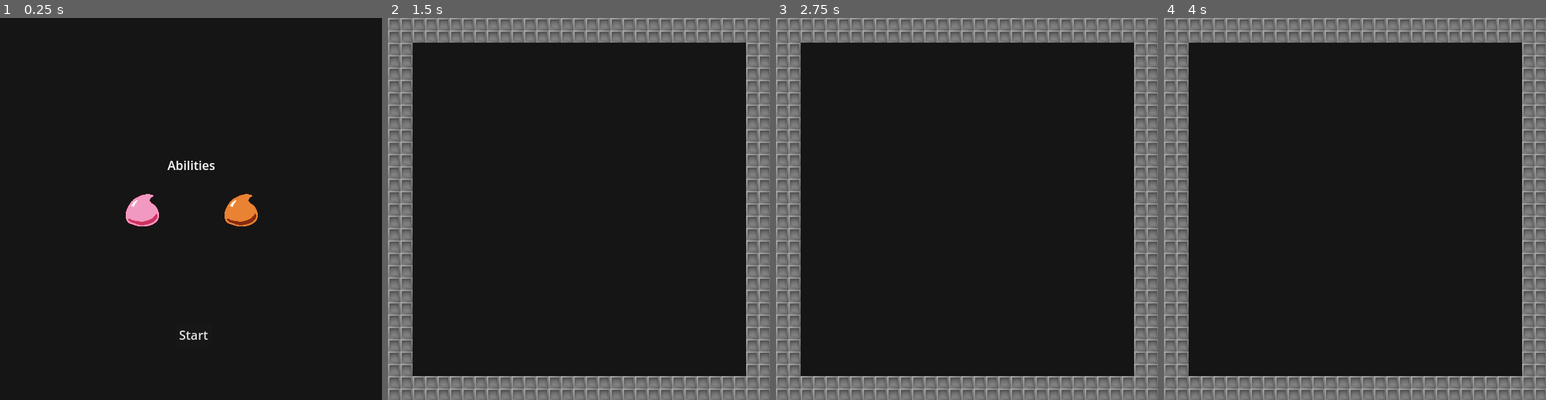
Above: before the commit, frames 1-4 (left to right).
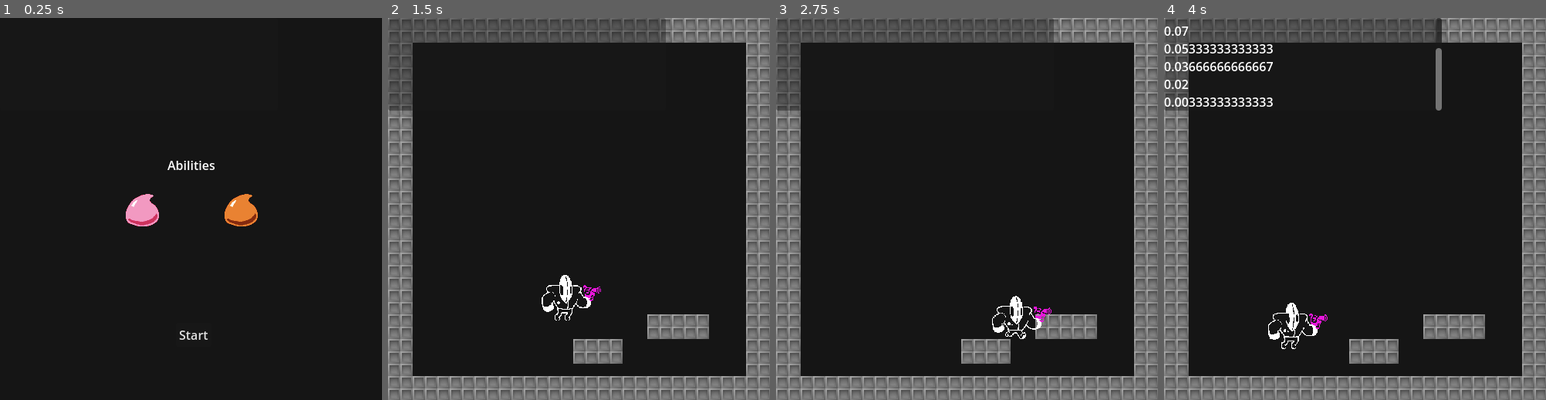
Above: after the commit, the same moments.

Repository: alabhyajindal/coloursplash
Game: Godot game, scene res://picker/picker.tscn
The game is run twice, just before and just after one commit, with the same random seed, the same clock (stepped at 60 frames per second) and the same inputs.
Inputs:
- Up to frame 1 (0.25 s): no input
- Up to frame 2 (1.5 s): click "Start" at 0.5 s; hold Right (move_right) from 1.28 s (still down); tap Up (jump) at 1.35 s
- Up to frame 3 (2.75 s): keep holding Right (move_right); tap Up (jump) at 1.52, 1.82, 2.1, 2.27, 2.57 s
- Up to frame 4 (4 s): release Right (move_right) at 2.78 s; hold Left (move_left) 2.78-3.53 s; tap Up (jump) at 2.85, 3.6, 3.77 s; hold Right (move_right) from 3.53 s (still down)

The runs differ from the first frame. In frame 2, 7.8% of the frame differs, in the area x 0-85%, y 0-91%; in frame 3, 7.7%; in frame 4, 8.9%.
Error before the commit: Cannot call method 'is_stopped' on a null value. (res://player/player.gd:179)

Commit message:
Art and jumping changes
+ Sprites for animation
+ Fixes for coyote time and variable jump height
+ Comments

Diff:
--- /dev/null
+++ b/Log.gd
@@ -0,0 +1,50 @@
+# On-screen debugging log.
+# Use Log.print() to write to log.
+# From https://gist.github.com/bearlikelion/45f523a8670ec625d1334598f9632228
+
+extends Node
+
+var debug: bool = OS.has_feature("debug")
+
+@onready var panel: Panel = Panel.new()
+@onready var canvas_layer: CanvasLayer = CanvasLayer.new()
+@onready var rich_text_label: RichTextLabel = RichTextLabel.new()
+# @onready var theme: Theme = load("res://SurvivalScape.theme") # Your custom theme file
+
+func _ready() -> void:
+	process_mode = Node.PROCESS_MODE_ALWAYS
+
+	if debug:
+		if OS.get_name() == "Android" or OS.get_name() == "iOS":
+			pass
+		else:
+			canvas_layer.layer = 128
+			panel.size = Vector2(360, 120)
+			# panel.theme = theme
+			panel.set_anchors_preset(Control.PRESET_TOP_LEFT, true)
+			panel.self_modulate = Color(1, 1, 1, 0.69)
+
+			rich_text_label.text = ""
+			# rich_text_label.theme = theme
+			rich_text_label.set_anchors_preset(Control.PRESET_FULL_RECT)
+			rich_text_label.scroll_following = true
+			panel.add_child(rich_text_label)
+
+			canvas_layer.add_child(panel)
+			add_child(canvas_layer)
+
+
+func _input(event: InputEvent) -> void:
+	if event.is_action_pressed("toggle_console"):
+		if panel.visible:
+			panel.visible = false
+		else:
+			panel.visible = true
+
+
+func print(message: String) -> void:
+	if debug:
+		if rich_text_label:
+			rich_text_label.append_text(message + "\n")
+
+	print(message)
--- a/player/player.gd
+++ b/player/player.gd
@@ -1,4 +1,7 @@
 # The entire code here is copied from https://godotengine.org/asset-library/asset/2719. We can understand parts of it and modify it to change abilties. I'm thinking an if condition here and there to update variables.
+
+# This project uses an on-screen debugger.
+# Write to it using Log.print("Comment here").
 
 # Add class name so script can be referenced by other scripts
 class_name PlayerScript
@@ -16,6 +19,11 @@
 @export var stop_force: int = 1300		# Friction
 @export var jump_speed: int = 200		# Jump power
 
+# When the player releases jump button, the velocity is reduced to stop the jump.
+# This variable determines the factor of that reduction.
+# E.g. if set to 0.3, when jump is released velocity *= 0.3.
+@export var jump_cancel: float = 0.3
+
 # Create new "Nodes" subgroup
 @export_subgroup("Nodes")
 @export var sprite: AnimatedSprite2D		# Player sprite, assigned in Inspector
@@ -33,6 +41,10 @@
 
 @onready var gravity = ProjectSettings.get_setting("physics/2d/default_gravity")
 
+
+
+
+
 # ##############
 # # MAIN LOGIC #
 # ##############
@@ -55,7 +67,11 @@
 
 	# Check if player wants to jump (is pressing input)
 	# Used multiple times, so I set this to a bool variable for a shorthand.
-	var want_to_jump = Input.is_action_just_pressed(&"jump")
+	want_to_jump = Input.is_action_just_pressed(&"jump")
+
+	# Check if player has released jump input.
+	# Used for variable jump height.
+	jump_released = Input.is_action_just_released(&"jump")
 
 	# Handle jump. Note that this must be after the movement code.
 	handle_jump(self)
@@ -63,6 +79,10 @@
 	# Handle animations for movement and jumping.
 	handle_move_animation()
 	handle_jump_animation()
+
+
+
+
 
 # #######################
 # # HORIZONTAL MOVEMENT #
@@ -90,6 +110,10 @@
 	# Check if player is falling.
 	is_falling = body.velocity.y > 0 and not body.is_on_floor()
 
+
+
+
+
 # ###########
 # # JUMPING #
 # ###########
@@ -100,7 +124,7 @@
 # Scroll down to the Handlers for more context on why these are useful.
 
 # Check if the player is in a condition where they can jump.
-func is_allowed_to_jump(body: CharacterBody2D, want_to_jump: bool) -> bool:
+func is_allowed_to_jump(body: CharacterBody2D) -> bool:
 	# 1. They should want to jump (initiated by pressing the Jump keybind).
 	# 2. Either:
 	# 		a. They are on the ground.
@@ -153,14 +177,14 @@
 		is_jumping = false
 
 	# If the player wants to jump and is allowed to, then perform the jump
-	if is_allowed_to_jump(body, want_to_jump):
+	if is_allowed_to_jump(body):
 		jump(body)
 
 	handle_coyote_timer(body)
 	handle_jump_buffer(body)
 	handle_variable_jump_height(body)
 
-	# Used for ...
+	# Used for variable jump height.
 	is_going_up = body.velocity.y < 0 and not body.is_on_floor()
 
 	# Used for jump frame buffer.
@@ -177,6 +201,7 @@
 	# This means the player keeps moving horizontally and gravity does not affect them.
 	# Makes coyote jumps more consistent with the player's memory of jump heights.
 	if not coyote_timer.is_stopped() and not is_jumping:
+		Log.print(str(coyote_timer.time_left))
 		body.velocity.y = 0
 
 
@@ -194,13 +219,21 @@
 # Logic for variable jump height.
 func handle_variable_jump_height(body: CharacterBody2D) -> void:
 	if jump_released and is_going_up:
-		body.velocity.y = 0
-
+		body.velocity.y *= 0.3
+
+# Function to apply a jump.
 func jump(body: CharacterBody2D) -> void:
-	body.velocity.y = jump_speed
+	# Apply force to body.
+	body.velocity.y = -jump_speed
+
+	# Set jumping state to true.
+	is_jumping = true
+
+	# Stop timers if they were running.
 	jump_buffer_timer.stop()
-	is_jumping = true
 	coyote_timer.stop()
+
+
 
 # ###########
 # ANIMATION #
--- a/player/player.tscn
+++ b/player/player.tscn
@@ -1,14 +1,74 @@
-[gd_scene load_steps=3 format=3 uid="uid://dgkua7yax28kt"]
+[gd_scene load_steps=8 format=3 uid="uid://dgkua7yax28kt"]
 
 [ext_resource type="Script" path="res://player/player.gd" id="1_gnbdq"]
+[ext_resource type="Texture2D" uid="uid://bvmx410m1117o" path="res://player/Art Assets/Idle (Magenta).png" id="2_y4rab"]
+[ext_resource type="Texture2D" uid="uid://cyreoooiyu3f3" path="res://player/Art Assets/Jump (Magenta).png" id="3_4viq3"]
+[ext_resource type="Texture2D" uid="uid://d4vni3se1y0" path="res://player/Art Assets/Walk1 (Magenta).png" id="4_a1q8x"]
+[ext_resource type="Texture2D" uid="uid://b8n0xnbrrgx8o" path="res://player/Art Assets/Walk2 (Magenta).png" id="5_kfxr4"]
+
+[sub_resource type="SpriteFrames" id="SpriteFrames_vvy4b"]
+animations = [{
+"frames": [{
+"duration": 1.0,
+"texture": ExtResource("3_4viq3")
+}],
+"loop": true,
+"name": &"PlayerFall",
+"speed": 5.0
+}, {
+"frames": [{
+"duration": 1.0,
+"texture": ExtResource("2_y4rab")
+}],
+"loop": true,
+"name": &"PlayerIdle",
+"speed": 5.0
+}, {
+"frames": [{
+"duration": 1.0,
+"texture": ExtResource("3_4viq3")
+}],
+"loop": true,
+"name": &"PlayerJump",
+"speed": 5.0
+}, {
+"frames": [{
+"duration": 1.0,
+"texture": ExtResource("4_a1q8x")
+}, {
+"duration": 1.0,
+"texture": ExtResource("5_kfxr4")
+}],
+"loop": true,
+"name": &"PlayerRun",
+"speed": 10.0
+}]
 
 [sub_resource type="RectangleShape2D" id="RectangleShape2D_mpm7k"]
-size = Vector2(16, 16)
+size = Vector2(48, 45.5)
 
-[node name="Player" type="CharacterBody2D"]
+[node name="Player" type="CharacterBody2D" node_paths=PackedStringArray("sprite", "jump_buffer_timer", "coyote_timer")]
 script = ExtResource("1_gnbdq")
+jump_speed = 400
+jump_cancel = 0.33
+sprite = NodePath("AnimatedSprite2D")
+jump_buffer_timer = NodePath("JumpBufferTimer")
+coyote_timer = NodePath("CoyoteTimer")
 
 [node name="AnimatedSprite2D" type="AnimatedSprite2D" parent="."]
+position = Vector2(6, -7)
+scale = Vector2(0.651367, 0.651367)
+sprite_frames = SubResource("SpriteFrames_vvy4b")
+animation = &"PlayerIdle"
 
 [node name="CollisionShape2D" type="CollisionShape2D" parent="."]
+position = Vector2(0, 0.25)
 shape = SubResource("RectangleShape2D_mpm7k")
+
+[node name="CoyoteTimer" type="Timer" parent="."]
+wait_time = 0.12
+one_shot = true
+
+[node name="JumpBufferTimer" type="Timer" parent="."]
+wait_time = 0.1
+one_shot = true
--- a/project.godot
+++ b/project.godot
@@ -13,6 +13,10 @@
 config/name="coloursplash"
 run/main_scene="res://picker/picker.tscn"
 config/features=PackedStringArray("4.3", "Forward Plus")
+
+[autoload]
+
+Log="*res://Log.gd"
 
 [display]
 
@@ -42,4 +46,5 @@
 
 [rendering]
 
+textures/canvas_textures/default_texture_filter=0
 environment/defaults/default_clear_color=Color(0.0807833, 0.0807833, 0.0807833, 1)
--- a/world.tscn
+++ b/world.tscn
@@ -17,7 +17,7 @@
 [node name="TileMap" type="TileMap" parent="."]
 tile_set = SubResource("TileSet_bio02")
 format = 2
-layer_0/tile_data = PackedInt32Array(0, 0, 0, 65536, 0, 0, 1 …(3132 unchanged characters)… 9501, 0, 0, 1703965, 0, 0, 1638429, 0, 0)
+layer_0/tile_data = PackedInt32Array(0, 0, 0, 65536, 0, 0, 1 …(3132 unchanged characters)… 9501, 0, 0, 1703965, 0, 0, 1638429, 0, 0, 1638421, 0, 0, 1638422, 0, 0, 1638423, 0, 0, 1638424, 0, 0, 1638425, 0, 0, 1572889, 0, 0, 1572888, 0, 0, 1572887, 0, 0, 1572886, 0, 0, 1572885, 0, 0, 1703951, 0, 0, 1769487, 0, 0, 1703952, 0, 0, 1769488, 0, 0, 1769489, 0, 0, 1703953, 0, 0, 1703954, 0, 0, 1769490, 0, 0)
 
 [node name="Player" parent="." instance=ExtResource("2_kaqsa")]
-position = Vector2(209, 261)
+position = Vector2(218, 253)
Binary file added: player/Art Assets/Idle (Magenta).png
Not shown, added: player/Art Assets/Idle (Magenta).png.import
Binary file added: player/Art Assets/Idle (Purple).png
Not shown, added: player/Art Assets/Idle (Purple).png.import
Binary file added: player/Art Assets/Jump (Magenta).png
Not shown, added: player/Art Assets/Jump (Magenta).png.import
Binary file added: player/Art Assets/Jump (Purple).png
Not shown, added: player/Art Assets/Jump (Purple).png.import
Binary file added: player/Art Assets/Walk1 (Magenta).png
Not shown, added: player/Art Assets/Walk1 (Magenta).png.import
Binary file added: player/Art Assets/Walk1 (Purple).png
Not shown, added: player/Art Assets/Walk1 (Purple).png.import
(and 4 more such lines)
